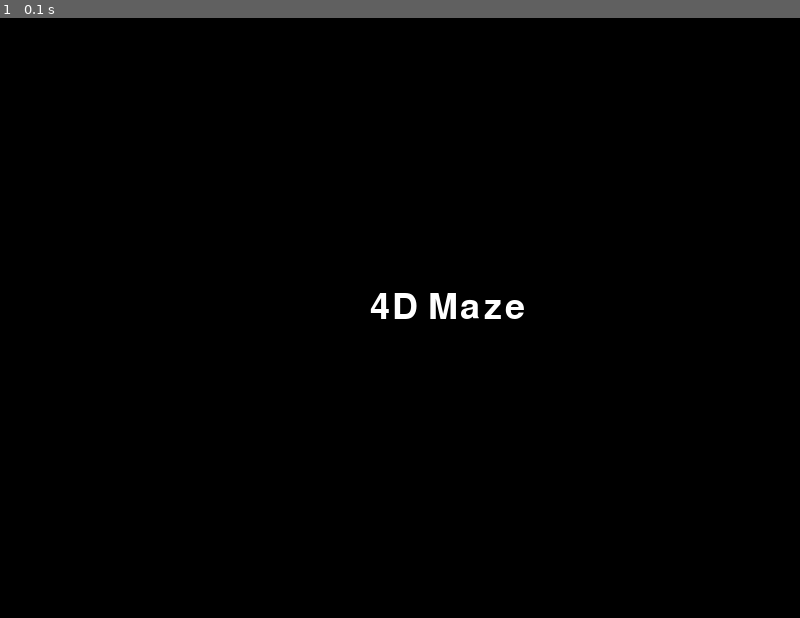
Above: before the commit, frame 1.
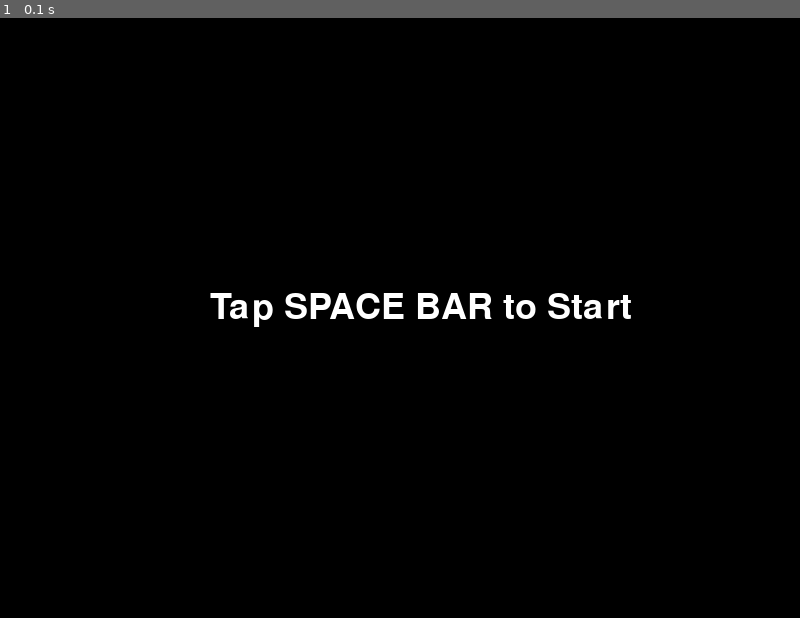
Above: after the commit, the same moment.

Repository: 2024-dg1s-gogeom/pygame-4d
Game: pygame game, started from main.py
The game is run twice, just before and just after one commit, with the same random seed, the same clock (stepped at 60 frames per second) and the same inputs.
Inputs:
- Up to frame 1 (0.1 s): type "10 (at the terminal prompt)" at 0 s

The runs differ from the first frame. In frame 1, 1.2% of the frame differs, in the area x 26-79%, y 45-52%.

Commit message:
ajfoiqjoijq

Diff:
--- a/main.py
+++ b/main.py
@@ -9,38 +9,37 @@
         pygame.font.init()
         self._running = True
         self._display_surf = None
-        self.size = self.weight, self.height = 800, 600
+        self.size = self.width, self.height = 800, 600
         self.font = pygame.font.Font(pygame.font.get_default_font(), 36)
 
     def on_init(self):
         self._display_surf = pygame.display.set_mode(self.size, pygame.HWSURFACE | pygame.DOUBLEBUF)
         self._running = True
         self.maze = Maze(100)
-        self.render = render.front_render
 
     def on_event(self, event):
         if event.type == pygame.QUIT:
             self._running = False
 
     def on_loop(self):
+        self.render = render.front_render
         keys = pygame.key.get_pressed()
-        if self.render == render.front_render and keys[pygame.KSCAN_KP_ENTER]:
+        if self.render == render.front_render and keys[pygame.K_SPACE]:
             self.render = render.play_render
         self.playerpos = [0, 0, 0, 0]
         modifier = 1
         if keys[pygame.K_LSHIFT] or keys[pygame.K_RSHIFT]:    # SHIFT 누를 때 마다 앞 뒤 이동 방향 바뀜
             modifier *= -1
-        if keys[pygame.K_q]:
-            self.playerpos[0] += modifier * 1
-        if keys[pygame.K_w]:
-            self.playerpos[1] += modifier * 1
-        if keys[pygame.K_e]:
-            self.playerpos[2] += modifier * 1
-        if keys[pygame.K_r]:
-            self.playerpos[3] += modifier *1
+            if keys[pygame.K_q]:
+                self.playerpos[0] += modifier * 1
+            if keys[pygame.K_w]:
+                self.playerpos[1] += modifier * 1
+            if keys[pygame.K_e]:
+                self.playerpos[2] += modifier * 1
+            if keys[pygame.K_r]:
+                self.playerpos[3] += modifier *1
 
     def on_render(self):
-        # pass
         self.render(self.font, self.maze, self._display_surf)
 
     def on_cleanup(self):
--- a/render.py
+++ b/render.py
@@ -4,12 +4,16 @@
 
 def front_render(font, maze, display_surf):
     display_surf.fill((0, 0, 0))
-    title = font.render("4D Maze", True, (255, 255, 255))
-    display_surf.blit(title, (370, 272))
+    title = font.render("Tap SPACE BAR to Start", True, (255, 255, 255))
+    display_surf.blit(title, (210, 272))
     pygame.display.flip()
 
 def play_render(font, maze, display_surf):
     display_surf.fill((255, 255, 255))
+    half_width = 400
+    half_height = 300
+    display_surf.fill((0, 0, 0), rect=(0, 0, half_width, half_height))
+    display_surf.fill((0, 0, 0), rect=(400, 300, half_width, half_height))
     for i in range(4):
         show_map(i)
     pygame.display.flip()
--- a/scene/play.py
+++ b/scene/play.py
@@ -5,12 +5,7 @@
 
 class Play():
     def __init__(self):
-        # self.font = pygame.font.SysFont("arial", 30, True, False)
-        # self.title = self.font.render('4D Maze', True, (255, 255, 255))
         pass
 
     def name():
         return 'play'
-
-    def render(self, _, display_surf):
-        pass
